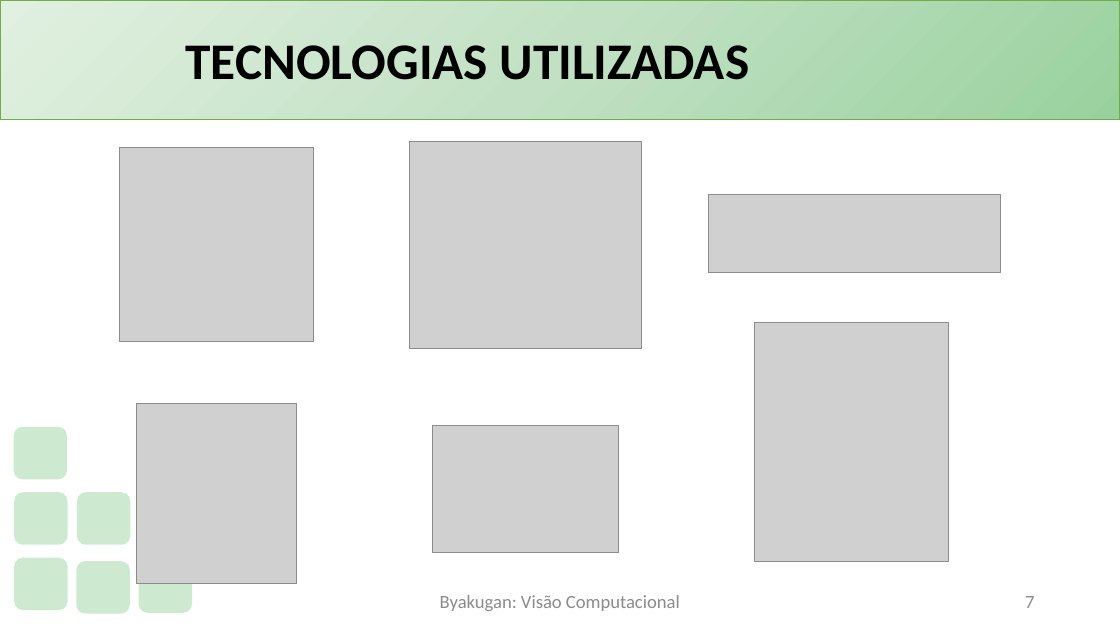
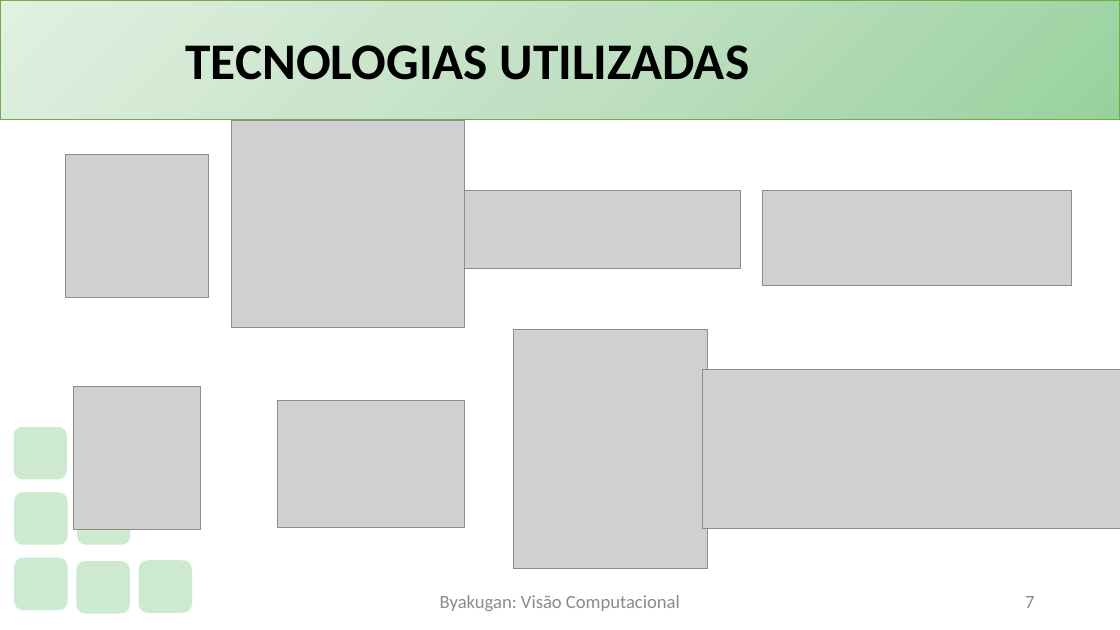
Before and after one commit to PauloVLB/Projeto_Integrador, a slide deck: slide 7 of Slide.pptx. Drawn at 1120x630 pixels with LibreOffice and Linux fonts; fonts in the diff are those of the drawing; grey boxes stand for pictures; background and template pictures are left out. Boxes give left, top, right and bottom in pixels: in the first picture for what was removed or moved away, otherwise in the second. Text is boxed around its words. In the diff, an @@ line names an element or a change of style, - is before the commit and + after.

```diff
--- a/Slide.pptx
+++ b/Slide.pptx
@@ picture: place and size @@
-picture at bbox=[409, 141, 642, 349]
+picture at bbox=[232, 120, 465, 328]
@@ picture: place and size @@
-picture at bbox=[119, 148, 313, 342]
+picture at bbox=[66, 154, 209, 297]
@@ picture: place and size @@
-picture at bbox=[708, 194, 1001, 272]
+picture at bbox=[449, 191, 741, 269]
@@ picture added at bbox=[762, 191, 1072, 286] @@
@@ picture: place and size @@
-picture at bbox=[755, 323, 949, 561]
+picture at bbox=[513, 329, 707, 568]
@@ picture: place and size @@
-picture at bbox=[136, 403, 297, 584]
+picture at bbox=[73, 386, 201, 530]
@@ picture added at bbox=[702, 370, 1120, 529] @@
@@ picture: place and size @@
-picture at bbox=[432, 425, 618, 552]
+picture at bbox=[278, 401, 465, 528]
```
Also in this commit, not shown: 2 other slides changed, 2 other files.
